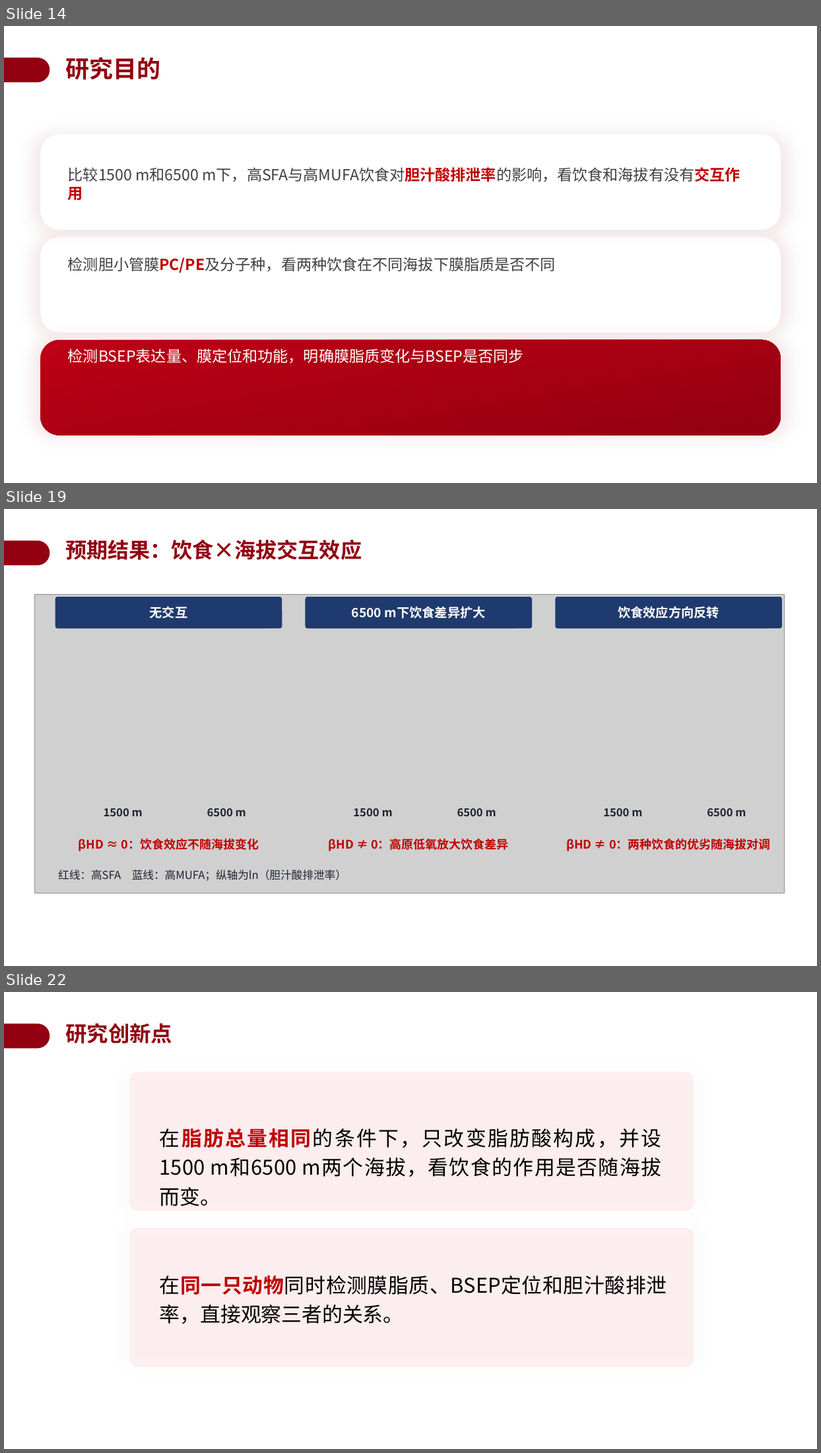
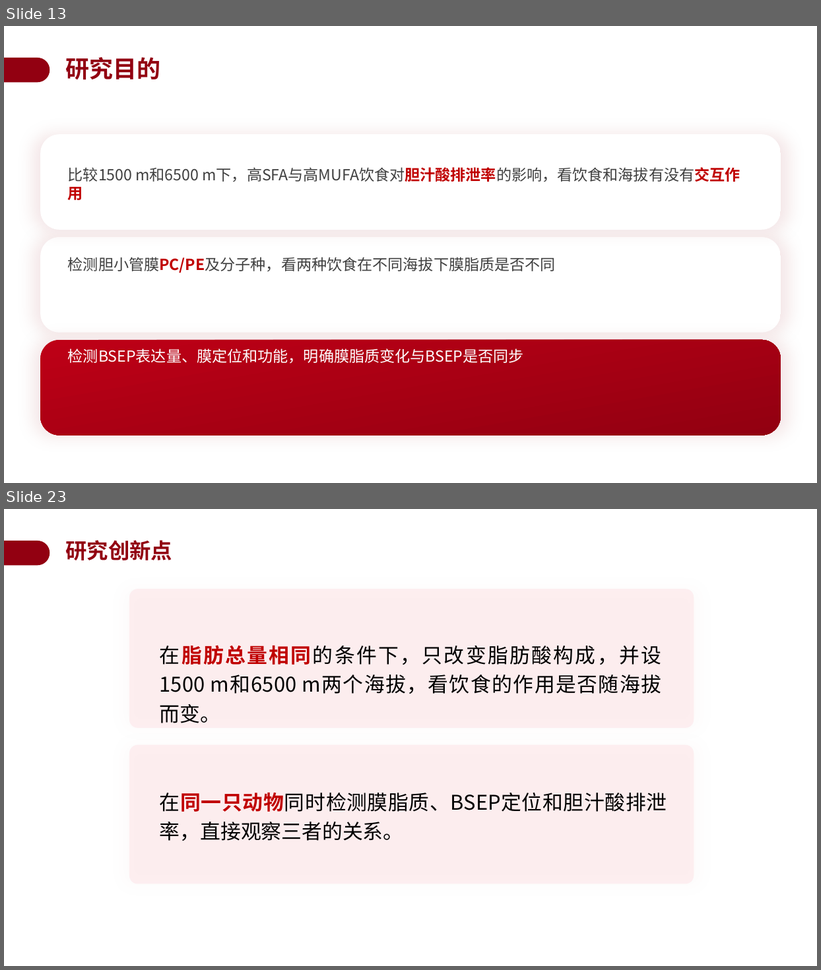
Before and after one commit to a854589274-afk/1, a slide deck: 开题答辩PPT_BSEP高原低压低氧.pptx. Shown one above the other, each under a label of ours: slides 14, 19 and 22 before the commit, slides 13 and 23 after it; the slides between them are not shown. The pictures are 821x1453 and 821x970 pixels, drawn with LibreOffice and Linux fonts; fonts in the diff are those of the drawing; grey boxes stand for pictures; background and template pictures are left out. Boxes give left, top, right and bottom in pixels: in the first picture for what was removed or moved away, otherwise in the second. Text is boxed around its words. In the diff, an @@ line names an element or a change of style, - is before the commit and + after.

```diff
--- a/开题答辩PPT_BSEP高原低压低氧.pptx
+++ b/开题答辩PPT_BSEP高原低压低氧.pptx
@@ slide 19 removed at (x1=4, y1=509, x2=817, y2=966), background #FFFFFF; not listed: 1 template element that a slide beside it also shows @@
@@ text removed at (x1=66, y1=539, x2=362, y2=560) @@
-预期结果：饮食×海拔交互效应
@@ picture removed at (x1=34, y1=594, x2=785, y2=893) @@
@@ group removed at (x1=56, y1=597, x2=781, y2=881): 10 texts, 3 rounded rectangles @@
-无交互
-1500 m
-6500 m
-βHD ≈ 0：饮食效应不随海拔变化
-6500 m下饮食差异扩大
-1500 m
-6500 m
-βHD ≠ 0：高原低氧放大饮食差异
-饮食效应方向反转
-1500 m
-6500 m
-βHD ≠ 0：两种饮食的优劣随海拔对调
-红线：高SFA 蓝线：高MUFA；纵轴为ln（胆汁酸排泄率）
@@ what was slide 14 is now slide 13 @@
@@ what was slide 22 is now slide 23 @@
```
Also in this commit, not shown: 9 slides changed, 4 slides added, 1 other slide removed.
